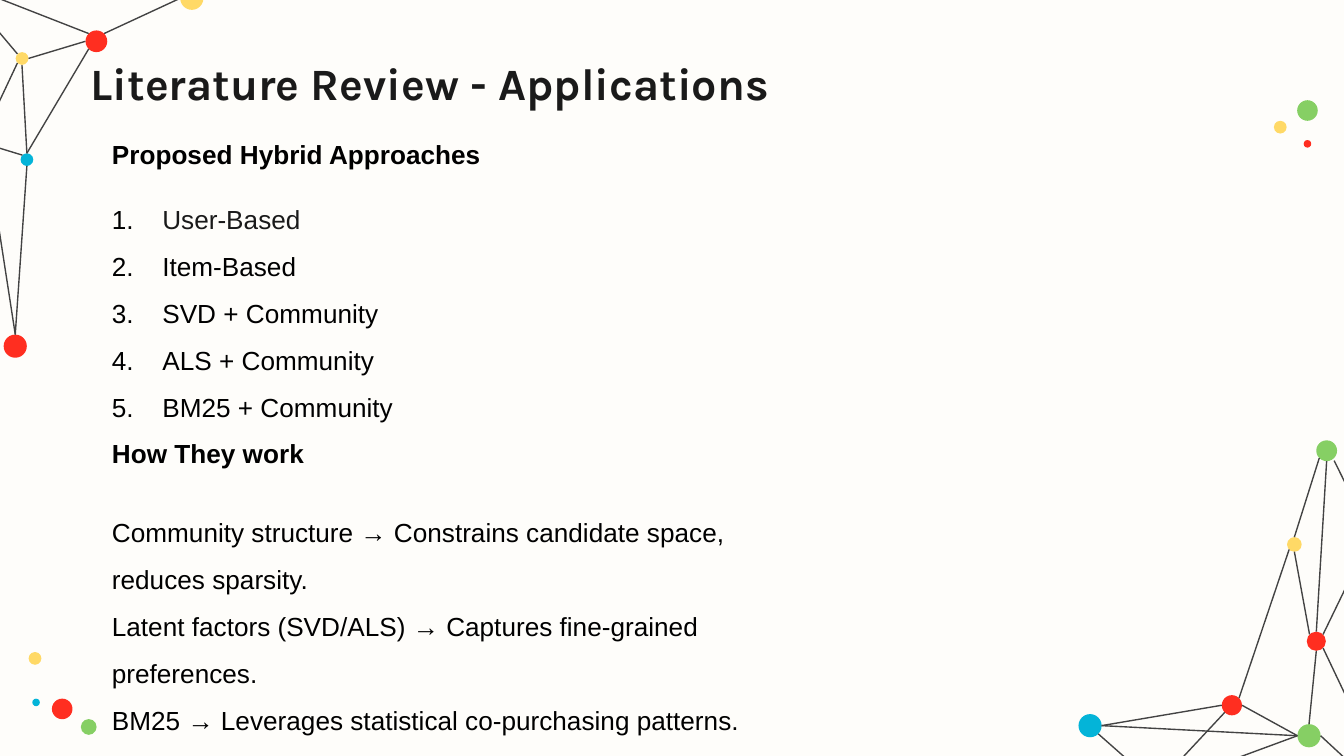
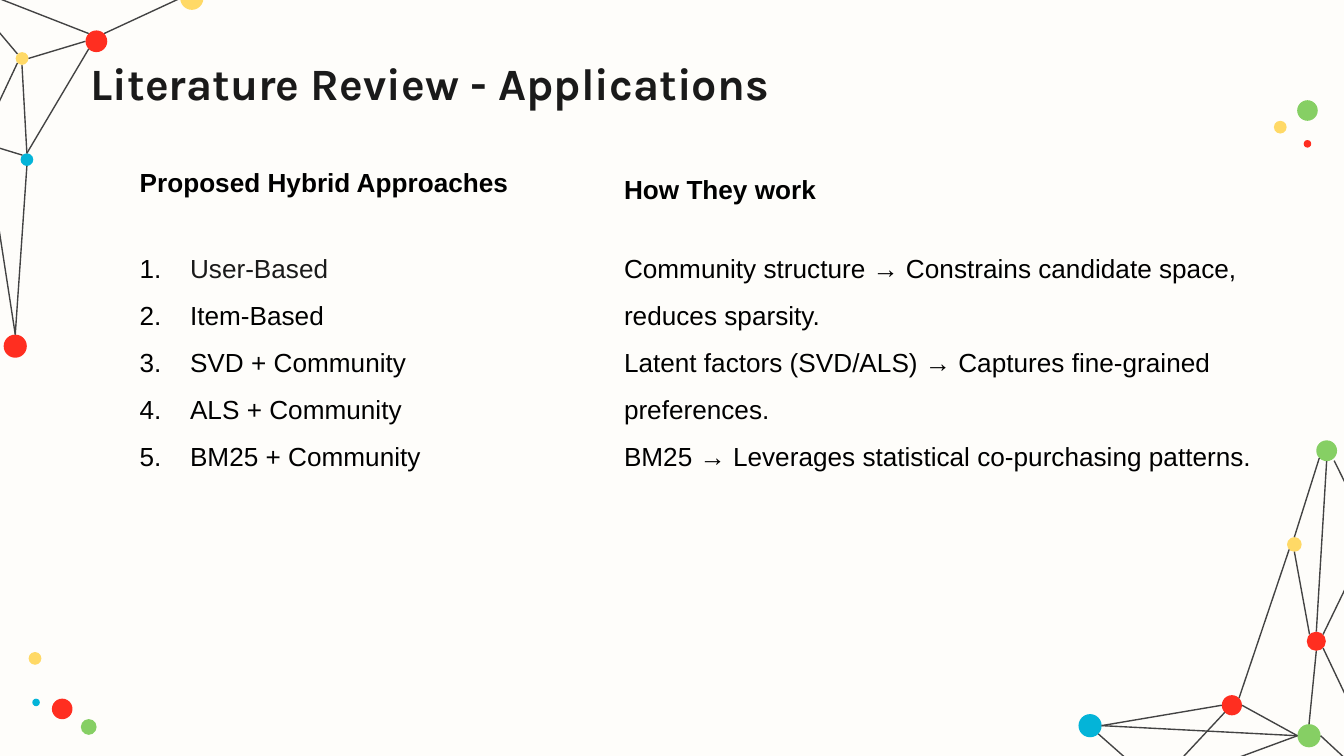
Before and after one commit to hamzamdn077/Master-Project, a slide deck: slide 13 of presentation.pptx (slide 19 before the commit). Drawn at 1344x756 pixels with LibreOffice and Linux fonts; fonts in the diff are those of the drawing. Boxes give left, top, right and bottom in pixels: in the first picture for what was removed or moved away, otherwise in the second. Text is boxed around its words. In the diff, an @@ line names an element or a change of style, - is before the commit and + after.

```diff
--- a/presentation.pptx
+++ b/presentation.pptx
@@ text "Proposed Hybrid Approaches": place and size @@
-text "Proposed Hybrid Approaches" at (112, 145, 480, 169)
+text "Proposed Hybrid Approaches" at (140, 173, 508, 197)
@@ text "How They work": place and size @@
-text "How They work" at (112, 444, 739, 736)
+text "How They work" at (624, 180, 1251, 472)
@@ text "User-Based": place and size @@
-text "User-Based" at (162, 210, 392, 423)
+text "User-Based" at (190, 259, 420, 472)
```
Also in this commit, not shown: 11 other slides changed, 1 slide added, 12 slides removed, 3 other files.
